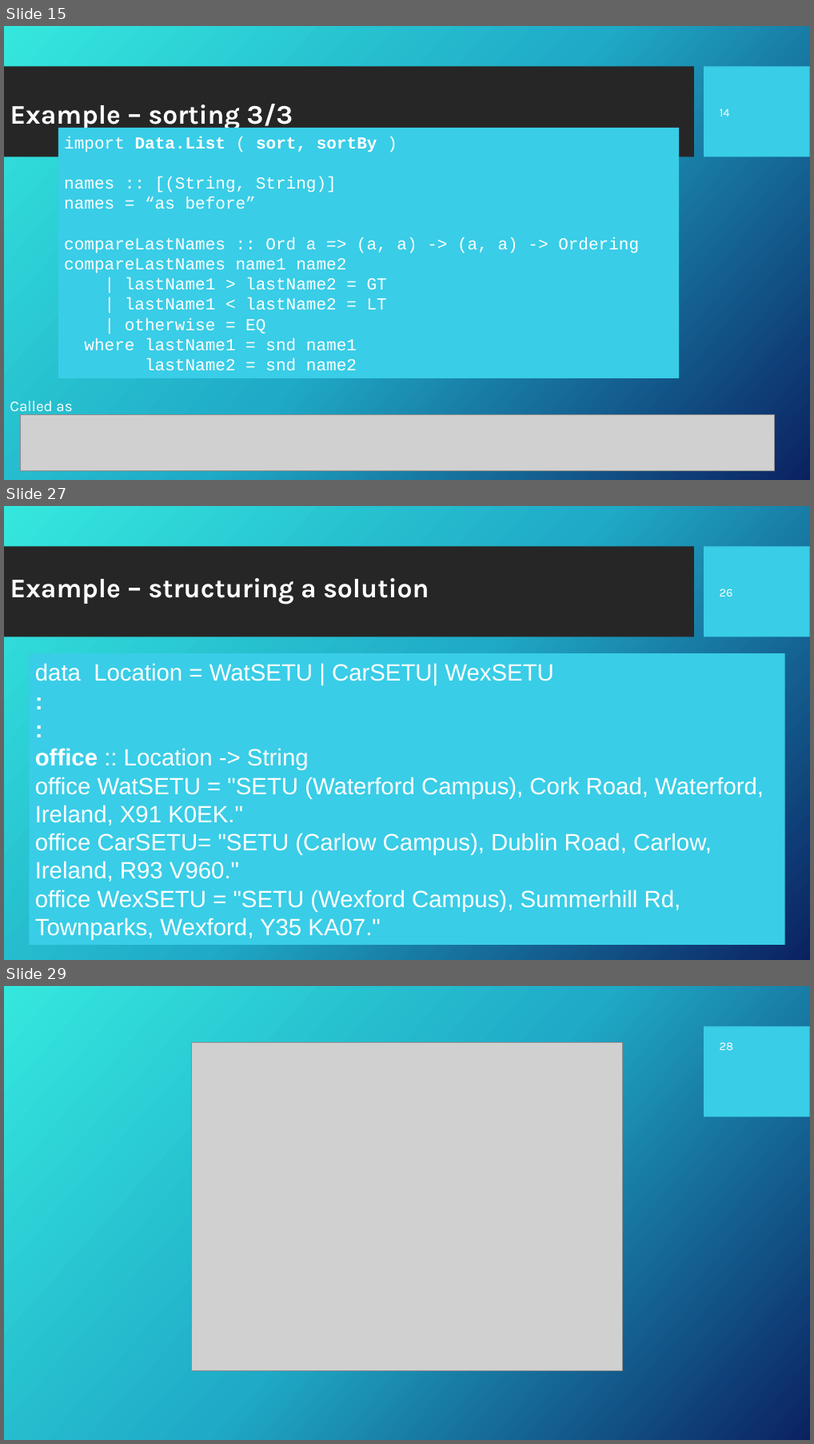
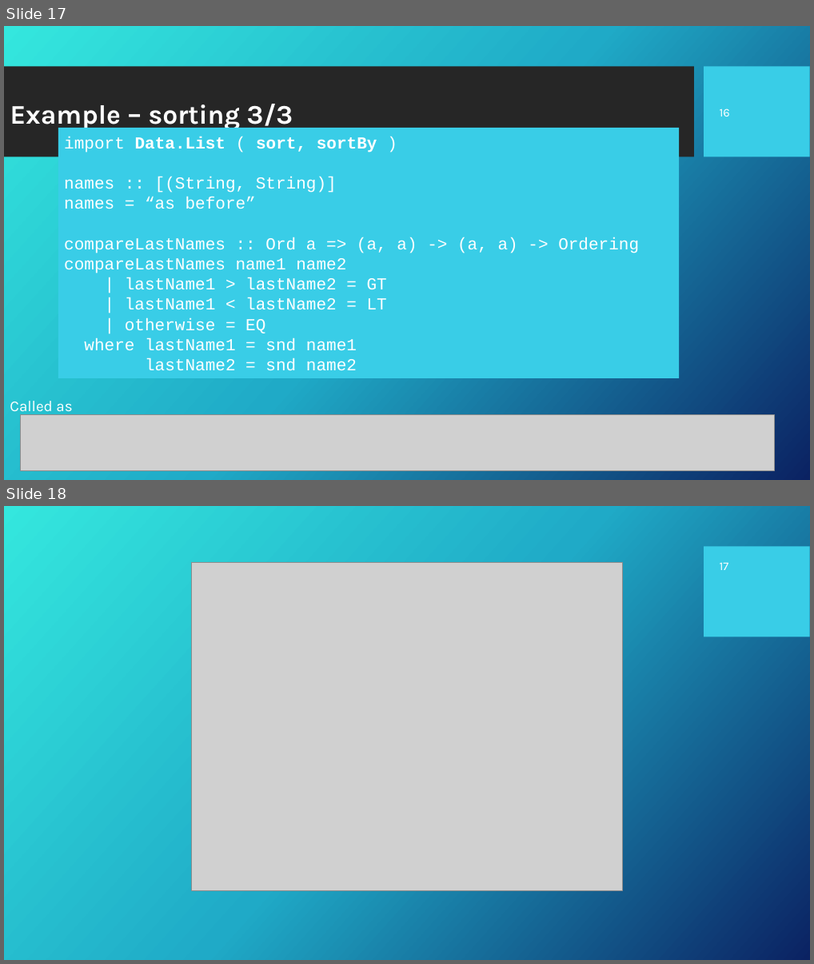
Before and after one commit to Fun-Prog-26/fun-prog-26, a slide deck: topic04-functions-and-lambda-calculus/unit-04a-lectures/wip/talk-3/c-first-class.pptx. Shown one above the other, each under a label of ours: slides 15, 27 and 29 before the commit, slides 17 and 18 after it; the slides between them are not shown. The pictures are 814x1444 and 814x964 pixels, drawn with LibreOffice and Linux fonts; fonts in the diff are those of the drawing; grey boxes stand for pictures; background and template pictures are left out. Boxes give left, top, right and bottom in pixels: in the first picture for what was removed or moved away, otherwise in the second. Text is boxed around its words. In the diff, an @@ line names an element or a change of style, - is before the commit and + after.

```diff
--- a/topic04-functions-and-lambda-calculus/unit-04a-lectures/wip/talk-3/c-first-class.pptx
+++ b/topic04-functions-and-lambda-calculus/unit-04a-lectures/wip/talk-3/c-first-class.pptx
@@ slide 27 removed at (4, 506, 810, 960), background picture (left out); not listed: 2 template elements that a slide beside it also shows @@
@@ text removed at (10, 578, 429, 604) @@
-Example – structuring a solution
@@ page number removed at (720, 588, 734, 596) @@
-26
@@ rectangle removed at (30, 653, 786, 944) @@
-data Location = WatSETU | CarSETU| WexSETU
-:
-:
-office :: Location -> String
-office WatSETU = "SETU (Waterford Campus), Cork Road, Waterford, Ireland, X91 K0EK."
-office CarSETU= "SETU (Carlow Campus), Dublin Road, Carlow, Ireland, R93 V960."
-office WexSETU = "SETU (Wexford Campus), Summerhill Rd, Townparks, Wexford, Y35 KA07."
@@ what was slide 15 is now slide 17 @@
@@ page number at (720, 108, 730, 116): text changed @@
-14
+16
@@ what was slide 29 is now slide 18 @@
@@ page number at (720, 562, 730, 570): text changed @@
-28
+17
```
Also in this commit, not shown: 2 slides added, 12 other slides removed, 13 other files.
